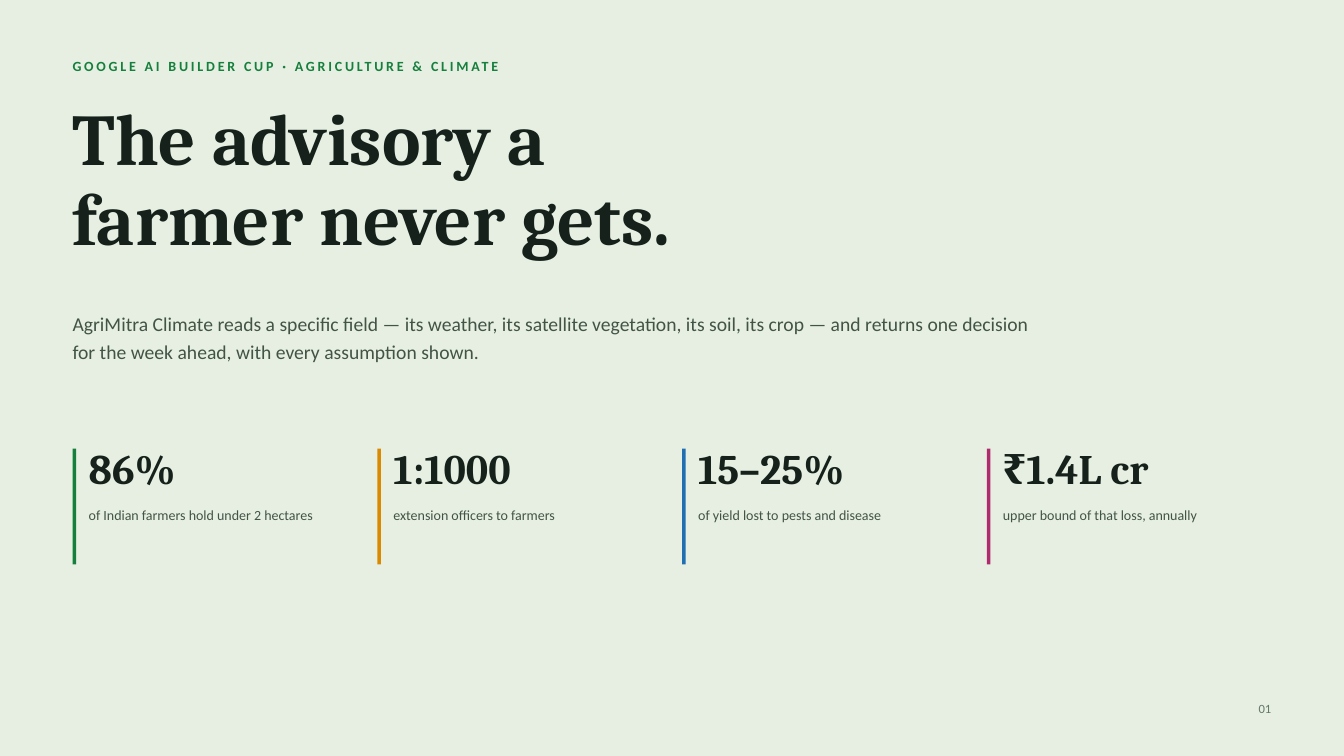
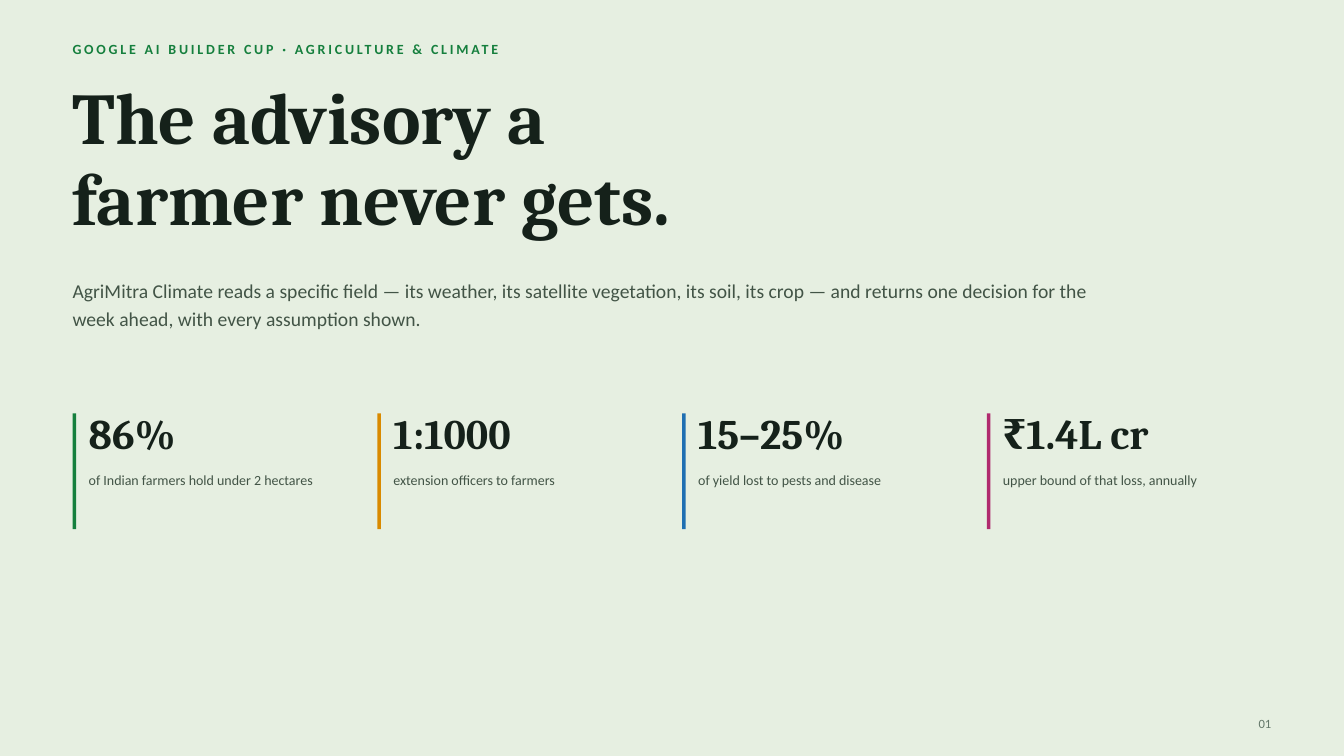
Before and after one commit to AkshatSharmaXD/AgriMitra-Climate, a slide deck: slide 1 of docs/AgriMitra-Climate-Deck.pptx. Drawn at 1344x756 pixels with LibreOffice and Linux fonts; fonts in the diff are those of the drawing. Boxes give left, top, right and bottom in pixels: in the first picture for what was removed or moved away, otherwise in the second. Text is boxed around its words. In the diff, an @@ line names an element or a change of style, - is before the commit and + after.

```diff
--- a/docs/AgriMitra-Climate-Deck.pptx
+++ b/docs/AgriMitra-Climate-Deck.pptx
@@ text "GOOGLE AI BUILDER CUP · ...": place and size @@
-text "GOOGLE AI BUILDER CUP · ..." at box(73, 50, 1271, 81)
+text "GOOGLE AI BUILDER CUP · ..." at box(73, 34, 1271, 63)
@@ text "The advisory a": place and size @@
-text "The advisory a" at box(73, 114, 670, 261)
+text "The advisory a" at box(73, 93, 670, 241)
@@ text "AgriMitra Climate reads a specific ..." rewrapped from box(73, 317, 1028, 362) to box(73, 284, 1087, 329) @@
@@ 8 texts, 4 rectangles: place and size @@
-8 texts, 4 rectangles at box(73, 449, 1197, 565)
+8 texts, 4 rectangles at box(73, 413, 1197, 529)
@@ text "01": place and size @@
-text "01" at box(1259, 705, 1272, 713)
+text "01" at box(1259, 720, 1272, 728)
```
Also in this commit, not shown: 12 other slides changed, 6 slides added, 2 other files.
